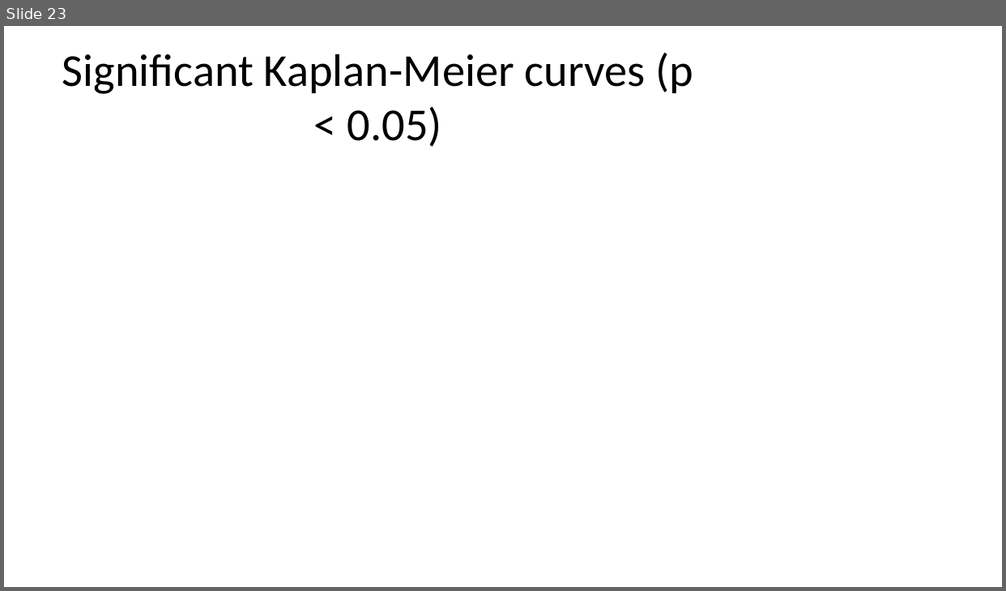
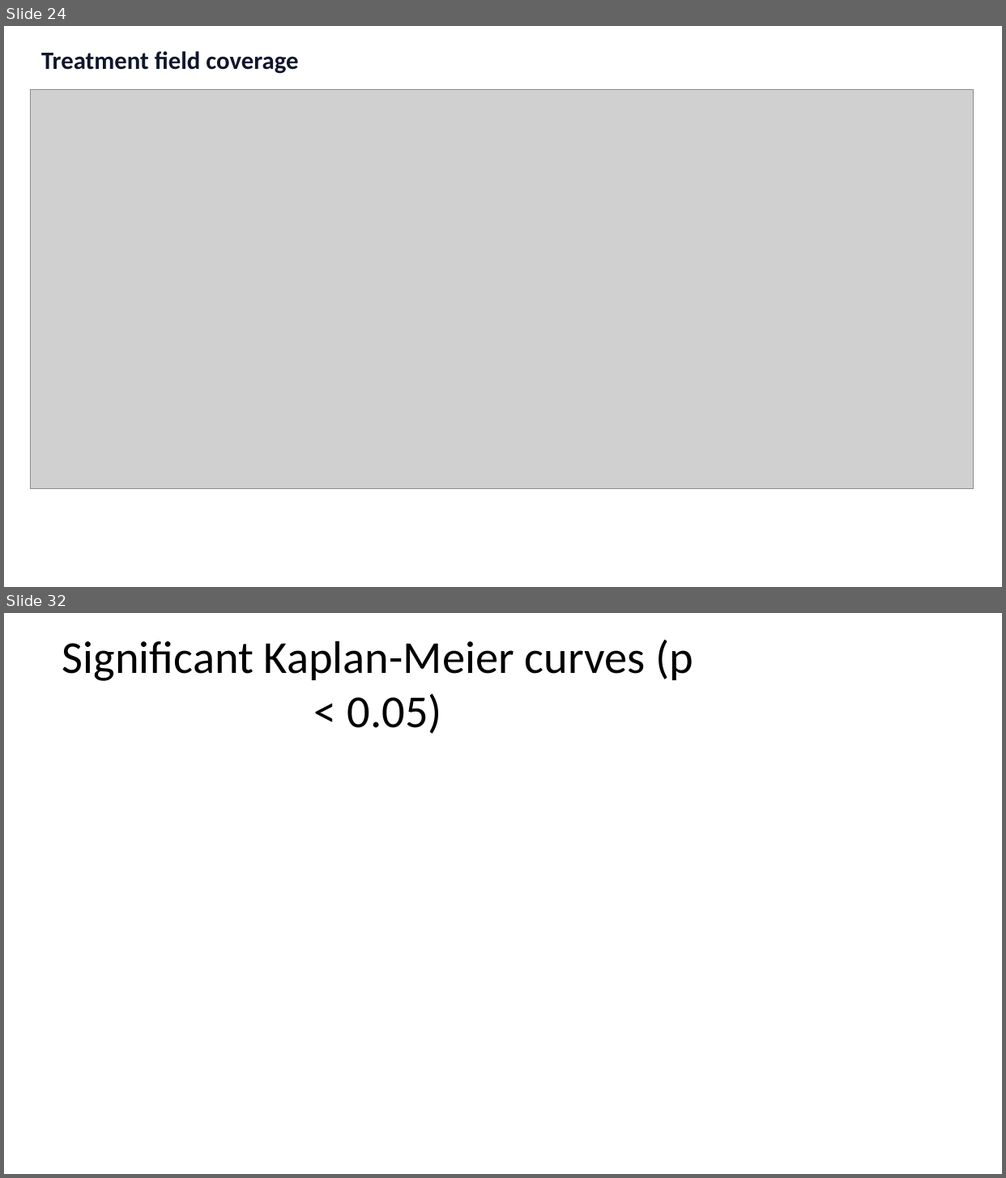
Before and after one commit to aonkondey01/HistoGEN-NucleateNY-NextGen-BioAgents-Hackathon, a slide deck: data/tcga_lung/important_lung_genes/visual_report/TCGA_Lung_Visual_Summary.pptx. Shown one above the other, each under a label of ours: slide 23 before the commit, slides 24 and 32 after it; the slides between them are not shown. The pictures are 1006x591 and 1006x1178 pixels, drawn with LibreOffice and Linux fonts; fonts in the diff are those of the drawing; grey boxes stand for pictures. Boxes give left, top, right and bottom in pixels: in the first picture for what was removed or moved away, otherwise in the second. Text is boxed around its words. In the diff, an @@ line names an element or a change of style, - is before the commit and + after.

```diff
--- a/data/tcga_lung/important_lung_genes/visual_report/TCGA_Lung_Visual_Summary.pptx
+++ b/data/tcga_lung/important_lung_genes/visual_report/TCGA_Lung_Visual_Summary.pptx
@@ slide 24 added at (4,26,1002,587), background #FFFFFF @@
@@ text added at (41,51,298,74), 24 pt, text #0F172A, bold @@
+Treatment field coverage
@@ picture added at (30,90,974,489) @@
@@ what was slide 23 is now slide 32 @@
```
Also in this commit, not shown: 1 slide changed, 8 other slides added, 15 other files.
